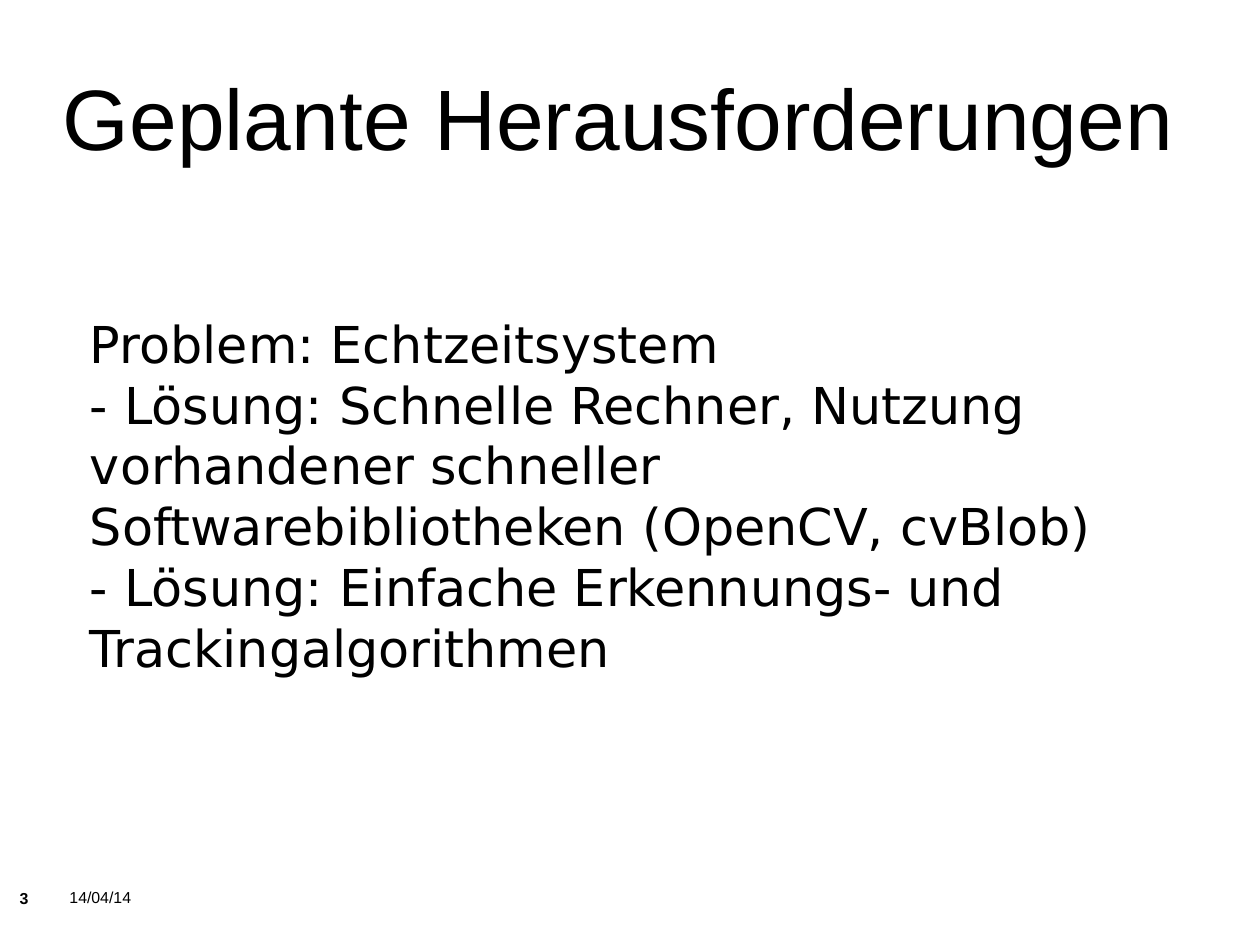
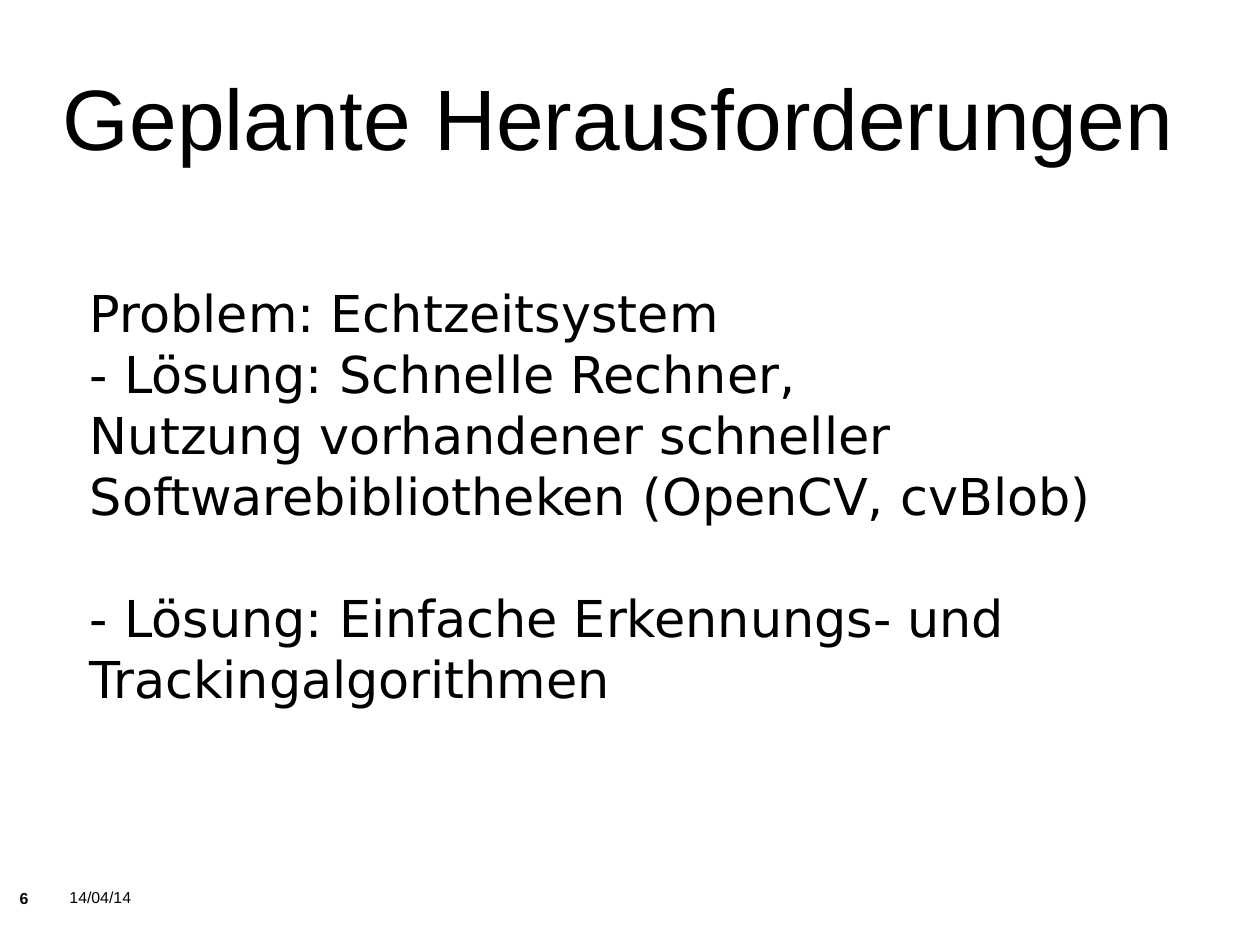
Before and after one commit to KITrokopter/Presentation, a slide deck: slide 6 of PresentationInTotal v0.1.odp (slide 3 before the commit). Drawn at 1260x945 pixels with LibreOffice and Linux fonts; fonts in the diff are those of the drawing; background and template pictures are left out. Boxes give left, top, right and bottom in pixels: in the first picture for what was removed or moved away, otherwise in the second. Text is boxed around its words. In the diff, an @@ line names an element or a change of style, - is before the commit and + after.

```diff
--- a/PresentationInTotal v0.1.odp
+++ b/PresentationInTotal v0.1.odp
@@ subtitle at [90,354,1090,526]: text changed @@
-- Lösung: Schnelle Rechner, Nutzung vorhandener schneller Softwarebibliotheken (OpenCV, cvBlob)
+- Lösung: Schnelle Rechner,
+Nutzung vorhandener schneller Softwarebibliotheken (OpenCV, cvBlob)
@@ page number at [20,893,29,904]: text changed @@
-3
+6
```
Also in this commit, not shown: 6 other slides changed, 4 slides added.
